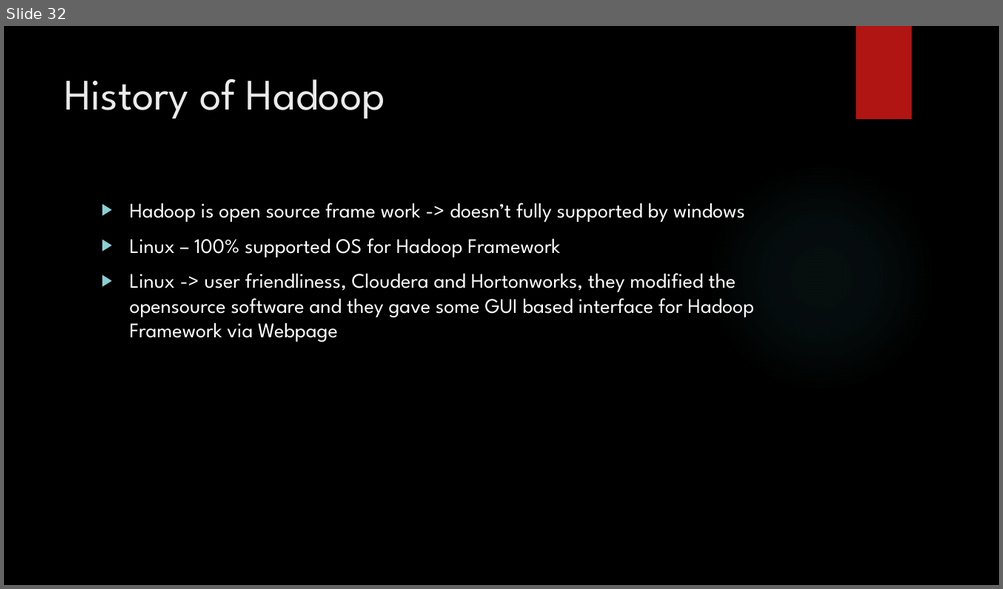
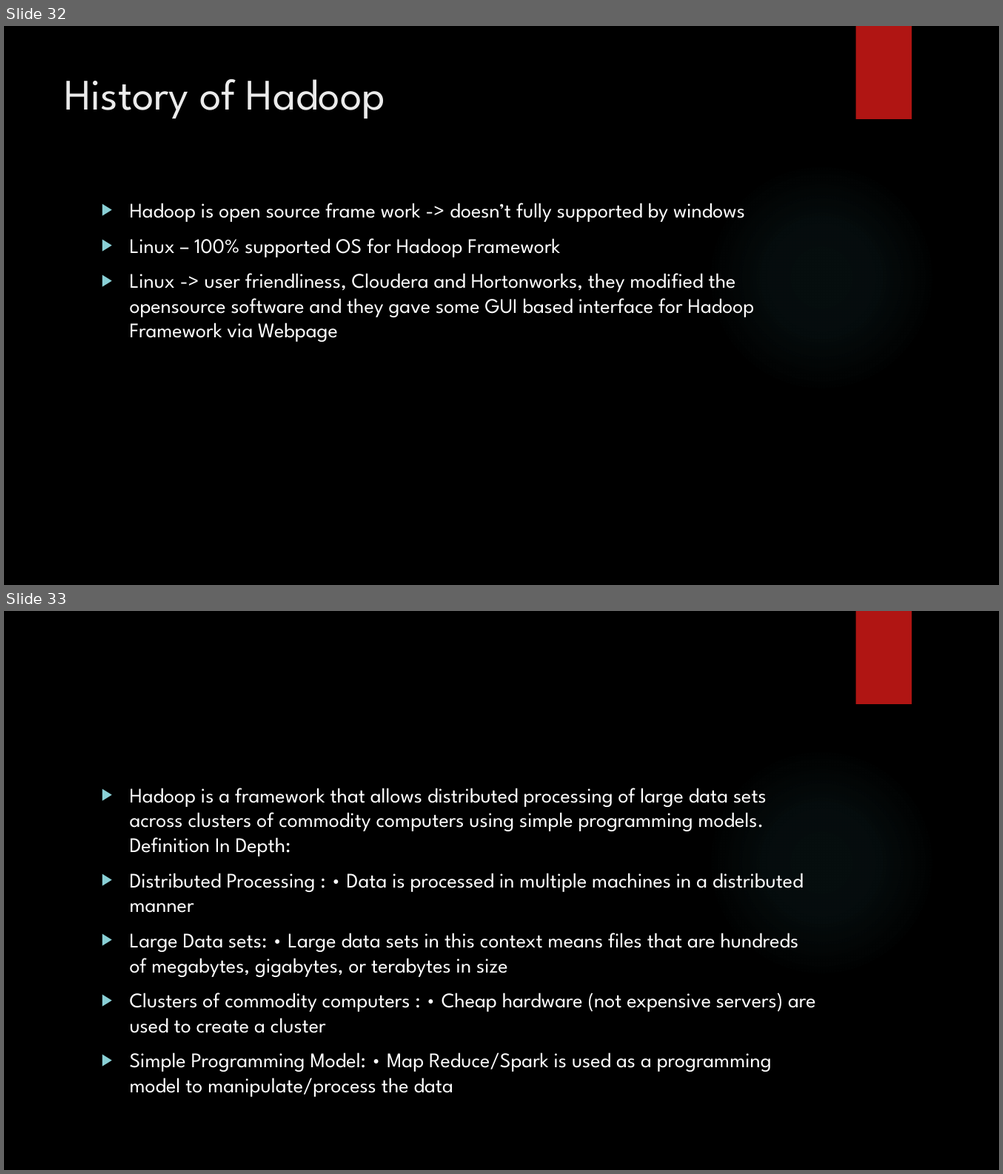
Before and after one commit to karthick1808/hadoopfundamentals, a slide deck: New Microsoft PowerPoint Presentation.pptx. Shown one above the other, each under a label of ours: slide 32 before the commit, slides 32 and 33 after it. The pictures are 1003x589 and 1003x1174 pixels, drawn with LibreOffice and Linux fonts; fonts in the diff are those of the drawing; background and template pictures are left out. Boxes give left, top, right and bottom in pixels: in the first picture for what was removed or moved away, otherwise in the second. Text is boxed around its words. In the diff, an @@ line names an element or a change of style, - is before the commit and + after.

```diff
--- a/New Microsoft PowerPoint Presentation.pptx
+++ b/New Microsoft PowerPoint Presentation.pptx
@@ slide 33 added at (4, 611, 999, 1170), background picture (left out); not listed: 2 template elements that a slide beside it also shows @@
@@ text added at (130, 788, 816, 1097), 20 pt, text #FFFFFF @@
+▶ Hadoop is a framework that allows distributed processing of large data sets across clusters of commodity computers using simple programming models. Definition In Depth:
+▶ Distributed Processing : • Data is processed in multiple machines in a distributed manner
+▶ Large Data sets: • Large data sets in this context means files that are hundreds of megabytes, gigabytes, or terabytes in size
+▶ Clusters of commodity computers : • Cheap hardware (not expensive servers) are used to create a cluster
+▶ Simple Programming Model: • Map Reduce/Spark is used as a programming model to manipulate/process the data
```
